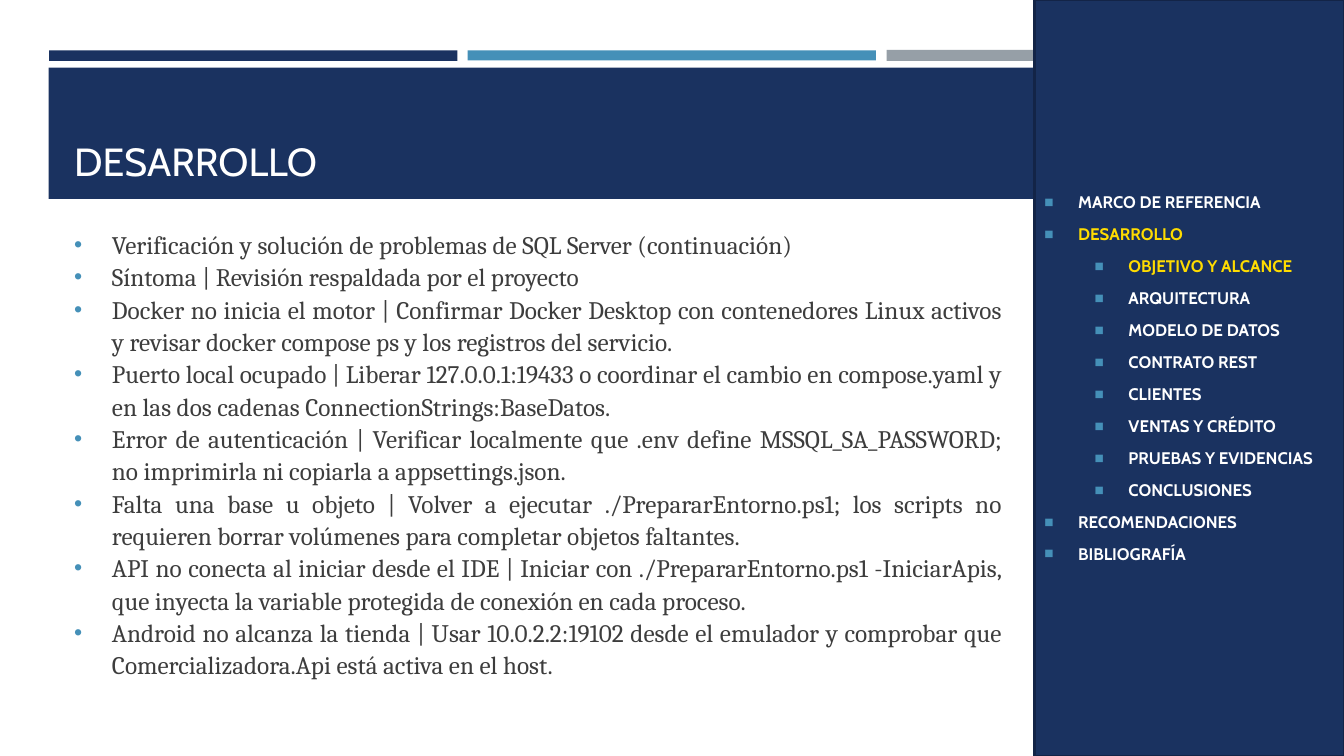
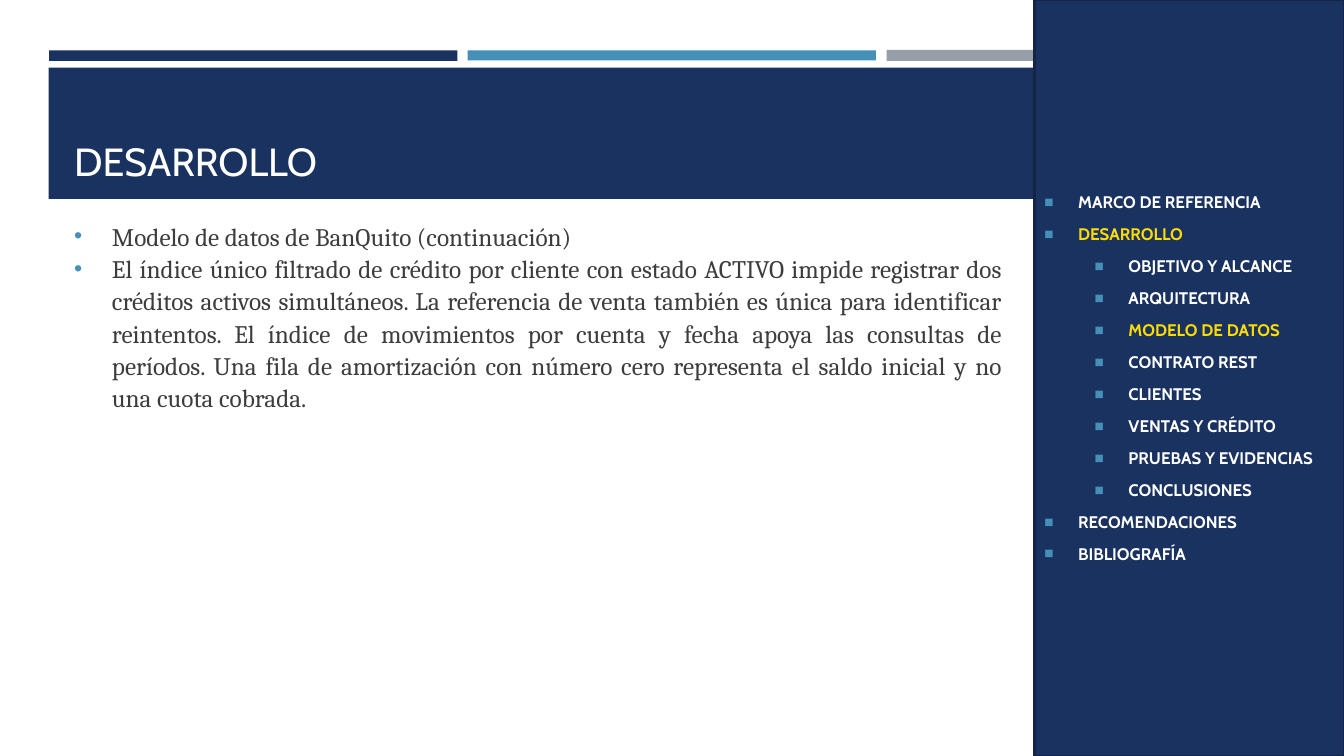
Before and after one commit to gamurigm/examen-arq-1, a slide deck: slide 45 of 05. DOCUMENTACION/02. PRESENTACION/PRESENTACION_CELULAR_BDDLOCAL_RESTFUL_DOTNET_GR09.pptx. Drawn at 1344x756 pixels with LibreOffice and Linux fonts; fonts in the diff are those of the drawing. Boxes give left, top, right and bottom in pixels: in the first picture for what was removed or moved away, otherwise in the second. Text is boxed around its words. In the diff, an @@ line names an element or a change of style, - is before the commit and + after.

```diff
--- a/05. DOCUMENTACION/02. PRESENTACION/PRESENTACION_CELULAR_BDDLOCAL_RESTFUL_DOTNET_GR09.pptx
+++ b/05. DOCUMENTACION/02. PRESENTACION/PRESENTACION_CELULAR_BDDLOCAL_RESTFUL_DOTNET_GR09.pptx
@@ text "Modelo de datos de BanQuito ..." at (x1=112, y1=228, x2=1002, y2=408): vertical alignment middle to top @@
@@ text at (x1=112, y1=228, x2=1002, y2=408): text changed @@
-• Verificación y solución de problemas de SQL Server (continuación)
-• Síntoma | Revisión respaldada por el proyecto
-• Docker no inicia el motor | Confirmar Docker Desktop con contenedores Linux activos y revisar docker compose ps y los registros del servicio.
-• Puerto local ocupado | Liberar 127.0.0.1:19433 o coordinar el cambio en compose.yaml y en las dos cadenas ConnectionStrings:BaseDatos.
-• Error de autenticación | Verificar localmente que .env define MSSQL_SA_PASSWORD; no imprimirla ni copiarla a appsettings.json.
-• Falta una base u objeto | Volver a ejecutar ./PrepararEntorno.ps1; los scripts no requieren borrar volúmenes para completar objetos faltantes.
-• API no conecta al iniciar desde el IDE | Iniciar con ./PrepararEntorno.ps1 -IniciarApis, que inyecta la variable protegida de conexión en cada proceso.
-• Android no alcanza la tienda | Usar 10.0.2.2:19102 desde el emulador y comprobar que Comercializadora.Api está activa en el host.
+• Modelo de datos de BanQuito (continuación)
+• El índice único filtrado de crédito por cliente con estado ACTIVO impide registrar dos créditos activos simultáneos. La referencia de venta también es única para identificar reintentos. El índice de movimientos por cuenta y fecha apoya las consultas de períodos. Una fila de amortización con número cero representa el saldo inicial y no una cuota cobrada.
@@ text in rectangle at (x1=1128, y1=260, x2=1292, y2=337): text colour #FFDC00 to #FFFFFF in "OBJETIVO Y ALCANCE"; text colour #FFFFFF to #FFDC00 in "MODELO DE DATOS" @@
```
Also in this commit, not shown: 91 other slides changed, 82 slides added, 1 slide removed, 4 other files.
